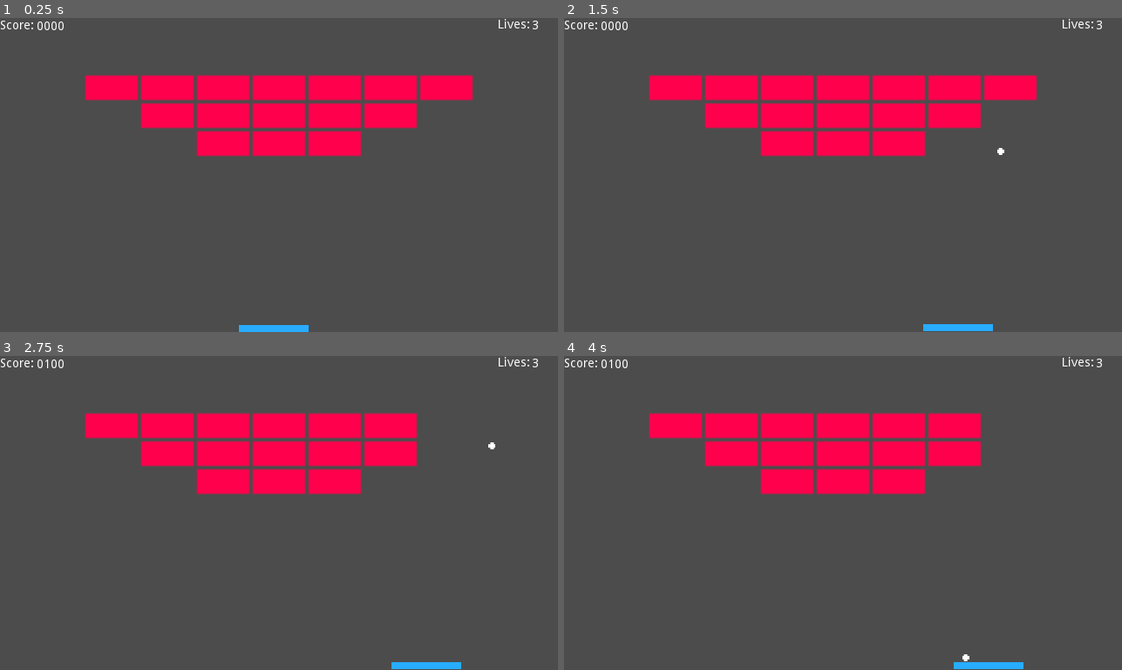
Above: before the commit, frames 1-4 (two rows, left to right).
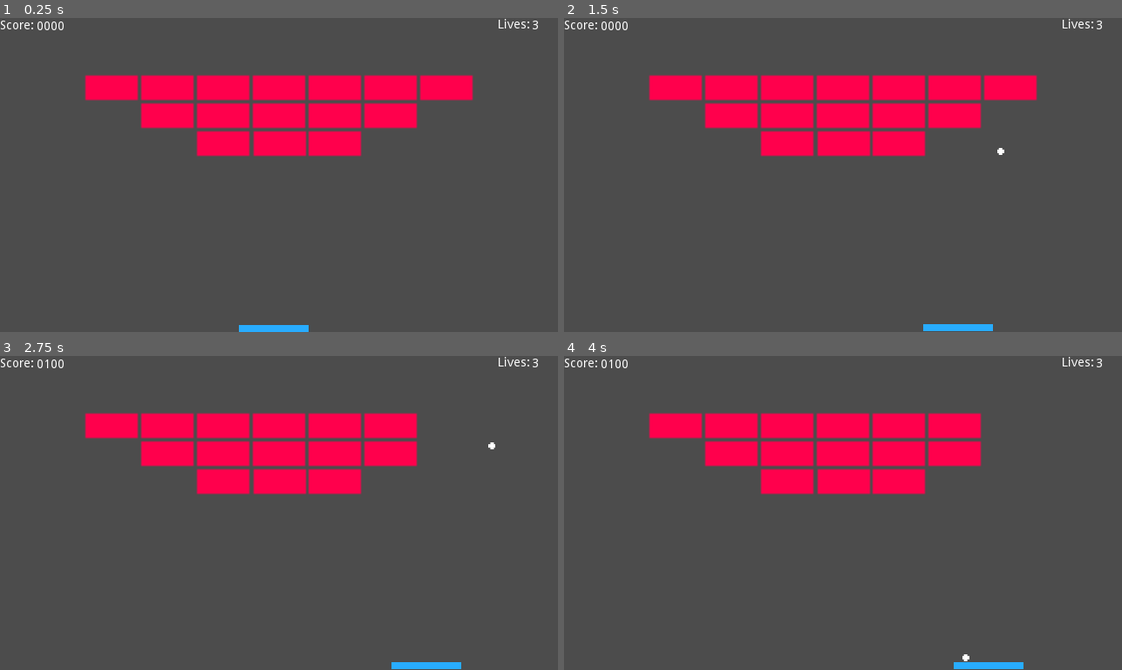
Above: after the commit, the same moments.

Repository: ddquinten/godotProjects
Game: Godot game, scene res://Scenes/LevelOne.tscn
Two runs of this game, one before a commit and one after it. Both use one fixed random seed, a clock stepped at 60 frames per second and the inputs below.
Inputs (mouse positions are in pixels of both pictures, inside the frame that each line leads up to):
- Up to frame 1 (0.25 s): no input
- Up to frame 2 (1.5 s): tap Enter at 0.5 s; move the mouse to (965, 159) at 0.52 s; hold Right (ui_right) 0.53-1.28 s; hold Space (shoot) 0.53-1.28 s; click (965, 159) at 0.67 s; move the mouse to (731, 190) at 1.27 s; hold Left (ui_left) from 1.28 s (still down); tap Space (shoot) at 1.35 s
- Up to frame 3 (2.75 s): move the mouse to (334, 443) at 2.02 s; release Left (ui_left) at 2.03 s; hold Right (ui_right) from 2.03 s (still down); hold Space (shoot) from 2.03 s (still down)
- Up to frame 4 (4 s): move the mouse to (815, 575) at 2.77 s; release Space (shoot) at 2.78 s; tap Space (shoot) at 2.85, 3.5 s; click (815, 575) at 2.92 s; move the mouse to (1010, 560) at 3.52 s; release Right (ui_right) at 3.53 s; hold Left (ui_left) from 3.53 s (still down); hold Space (shoot) from 3.53 s (still down)

The runs differ from the first frame. In frame 1, less than 0.1% of the frame differs, in the area x 45-55%, y 36-44%; in frame 2, less than 0.1%; in frame 3, less than 0.1%; in frame 4, less than 0.1%.

Commit message:
Finished Todos

Diff:
--- /dev/null
+++ b/Breakout/Mini-Scenes/Bricks.tscn
@@ -0,0 +1,50 @@
+[gd_scene load_steps=2 format=2]
+
+[ext_resource path="res://Mini-Scenes/Brick.tscn" type="PackedScene" id=1]
+
+[node name="Bricks" type="Node2D"]
+
+[node name="Brick" parent="." instance=ExtResource( 1 )]
+position = Vector2( 320, 80 )
+
+[node name="Brick2" parent="." instance=ExtResource( 1 )]
+position = Vector2( 384, 80 )
+
+[node name="Brick3" parent="." instance=ExtResource( 1 )]
+position = Vector2( 384, 112 )
+
+[node name="Brick4" parent="." instance=ExtResource( 1 )]
+position = Vector2( 320, 112 )
+
+[node name="Brick5" parent="." instance=ExtResource( 1 )]
+position = Vector2( 256, 112 )
+
+[node name="Brick6" parent="." instance=ExtResource( 1 )]
+position = Vector2( 256, 80 )
+
+[node name="Brick7" parent="." instance=ExtResource( 1 )]
+position = Vector2( 192, 80 )
+
+[node name="Brick8" parent="." instance=ExtResource( 1 )]
+position = Vector2( 448, 80 )
+
+[node name="Brick9" parent="." instance=ExtResource( 1 )]
+position = Vector2( 448, 112 )
+
+[node name="Brick10" parent="." instance=ExtResource( 1 )]
+position = Vector2( 384, 144 )
+
+[node name="Brick11" parent="." instance=ExtResource( 1 )]
+position = Vector2( 321, 144 )
+
+[node name="Brick13" parent="." instance=ExtResource( 1 )]
+position = Vector2( 512, 80 )
+
+[node name="Brick15" parent="." instance=ExtResource( 1 )]
+position = Vector2( 128, 80 )
+
+[node name="Brick12" parent="." instance=ExtResource( 1 )]
+position = Vector2( 256, 144 )
+
+[node name="Brick14" parent="." instance=ExtResource( 1 )]
+position = Vector2( 192, 112 )
--- a/Breakout/Scenes/LevelOne.tscn
+++ b/Breakout/Scenes/LevelOne.tscn
@@ -6,7 +6,6 @@
 [ext_resource path="res://Mini-Scenes/GUI.tscn" type="PackedScene" id=4]
 [ext_resource path="res://Scripts/main.gd" type="Script" id=5]
 [ext_resource path="res://Scripts/Restart.gd" type="Script" id=6]
-[ext_resource path="res://Mini-Scenes/Brick.tscn" type="PackedScene" id=7]
 [ext_resource path="res://Scripts/GameOver.gd" type="Script" id=8]
 
 [sub_resource type="RectangleShape2D" id=1]
@@ -50,53 +49,6 @@
 __meta__ = {
 "_edit_lock_": true
 }
-
-[node name="Bricks" type="Node2D" parent="."]
-
-[node name="Brick" parent="Bricks" instance=ExtResource( 7 )]
-position = Vector2( 320, 80 )
-
-[node name="Brick2" parent="Bricks" instance=ExtResource( 7 )]
-position = Vector2( 384, 80 )
-
-[node name="Brick3" parent="Bricks" instance=ExtResource( 7 )]
-position = Vector2( 384, 112 )
-
-[node name="Brick4" parent="Bricks" instance=ExtResource( 7 )]
-position = Vector2( 320, 112 )
-
-[node name="Brick5" parent="Bricks" instance=ExtResource( 7 )]
-position = Vector2( 256, 112 )
-
-[node name="Brick6" parent="Bricks" instance=ExtResource( 7 )]
-position = Vector2( 256, 80 )
-
-[node name="Brick7" parent="Bricks" instance=ExtResource( 7 )]
-position = Vector2( 192, 80 )
-
-[node name="Brick8" parent="Bricks" instance=ExtResource( 7 )]
-position = Vector2( 448, 80 )
-
-[node name="Brick9" parent="Bricks" instance=ExtResource( 7 )]
-position = Vector2( 448, 112 )
-
-[node name="Brick10" parent="Bricks" instance=ExtResource( 7 )]
-position = Vector2( 384, 144 )
-
-[node name="Brick11" parent="Bricks" instance=ExtResource( 7 )]
-position = Vector2( 320, 144 )
-
-[node name="Brick13" parent="Bricks" instance=ExtResource( 7 )]
-position = Vector2( 512, 80 )
-
-[node name="Brick15" parent="Bricks" instance=ExtResource( 7 )]
-position = Vector2( 128, 80 )
-
-[node name="Brick12" parent="Bricks" instance=ExtResource( 7 )]
-position = Vector2( 256, 144 )
-
-[node name="Brick14" parent="Bricks" instance=ExtResource( 7 )]
-position = Vector2( 192, 112 )
 
 [node name="Bottom" type="StaticBody2D" parent="."]
 physics_material_override = SubResource( 2 )
--- a/Breakout/Scripts/Ball.gd
+++ b/Breakout/Scripts/Ball.gd
@@ -9,10 +9,12 @@
 
 func _physics_process(_delta):
 	var bodies = get_colliding_bodies() # reads from the contact monitor setting in Ball
-
 	for body in bodies:
 		if body.is_in_group("Bricks"):
 			main.brickDestory();
+			main.setBrickCount(main.getBrickCount() - 1)
+			if main.getBrickCount() == 0:
+				main.spawnBricks()
 			body.queue_free() # deletes the brick
 		if body.get_name() == "Paddle":
 			var speed = linear_velocity.length()
--- a/Breakout/Scripts/GameOver.gd
+++ b/Breakout/Scripts/GameOver.gd
@@ -6,9 +6,7 @@
 	main.connect("newGame", self, "_on_newGame")
 
 func _on_gameOver():
-	var new_pause_state = not get_tree().paused
-	#get_tree().paused = new_pause_state
-	visible = new_pause_state
+	visible = !visible
 
 func _on_newGame():
 	visible = !visible
--- a/Breakout/Scripts/Paddle.gd
+++ b/Breakout/Scripts/Paddle.gd
@@ -17,13 +17,13 @@
 
 func _physics_process(_delta):
 	velocity.y = get_position().y
-
-	if Input.is_action_pressed("ui_left"):
-		velocity.x = -main.getSpeed()
-	elif Input.is_action_pressed("ui_right"):
-		velocity.x = main.getSpeed()
-	else:
-		velocity.x = 0
+	if main.getLives() > 0:
+		if Input.is_action_pressed("ui_left"):
+			velocity.x = -main.getSpeed()
+		elif Input.is_action_pressed("ui_right"):
+			velocity.x = main.getSpeed()
+		else:
+			velocity.x = 0
 	move_and_slide(velocity, Vector2(0, 0))
 
 func _input(_event):
--- a/Breakout/Scripts/Restart.gd
+++ b/Breakout/Scripts/Restart.gd
@@ -4,7 +4,4 @@
 
 func _pressed():
 	print("pressed")
-	var new_pause_state = not get_tree().paused
-	#get_tree().paused = new_pause_state
-	visible = new_pause_state
 	main.init()
--- a/Breakout/Scripts/main.gd
+++ b/Breakout/Scripts/main.gd
@@ -1,4 +1,6 @@
 extends Node2D
+
+const bricks_scene = preload("res://Mini-Scenes/Bricks.tscn")
 
 signal game_over
 signal newGame
@@ -6,9 +8,29 @@
 var ball_count = 0
 var lives = 3
 var MOVE_SPEED = 250
+var brick_count = 15
+
+func _ready():
+	spawnBricks()
+
+func getBrickCount():
+	return brick_count
+
+func setBrickCount(value):
+	brick_count = value
+
+func spawnBricks():
+	var bricks = get_tree().get_nodes_in_group("Bricks")
+	for brick in bricks:
+		brick.queue_free()
+	bricks = bricks_scene.instance()
+	add_child(bricks)
 
 func getLives():
 	return lives
+
+func setLives(value):
+	lives = value
 
 func getBallCount():
 	return ball_count
@@ -23,14 +45,16 @@
 	get_node("GUI/Score").adjust(100)
 
 func loseLife():
-	lives -= 1
+	setLives(getLives() - 1)
 	get_node("GUI/Lives").adjust(-1)
 
 func gameOver():
 	emit_signal("game_over")
 
 func init():
+	spawnBricks()
 	get_node("GUI/Lives").reset()
 	get_node("GUI/Score").reset()
+	setLives(3)
 	setBallCount(0)
 	emit_signal("newGame")
Not shown: 1 places in Breakout/Scenes/LevelOne.tscn that only renumber resources
